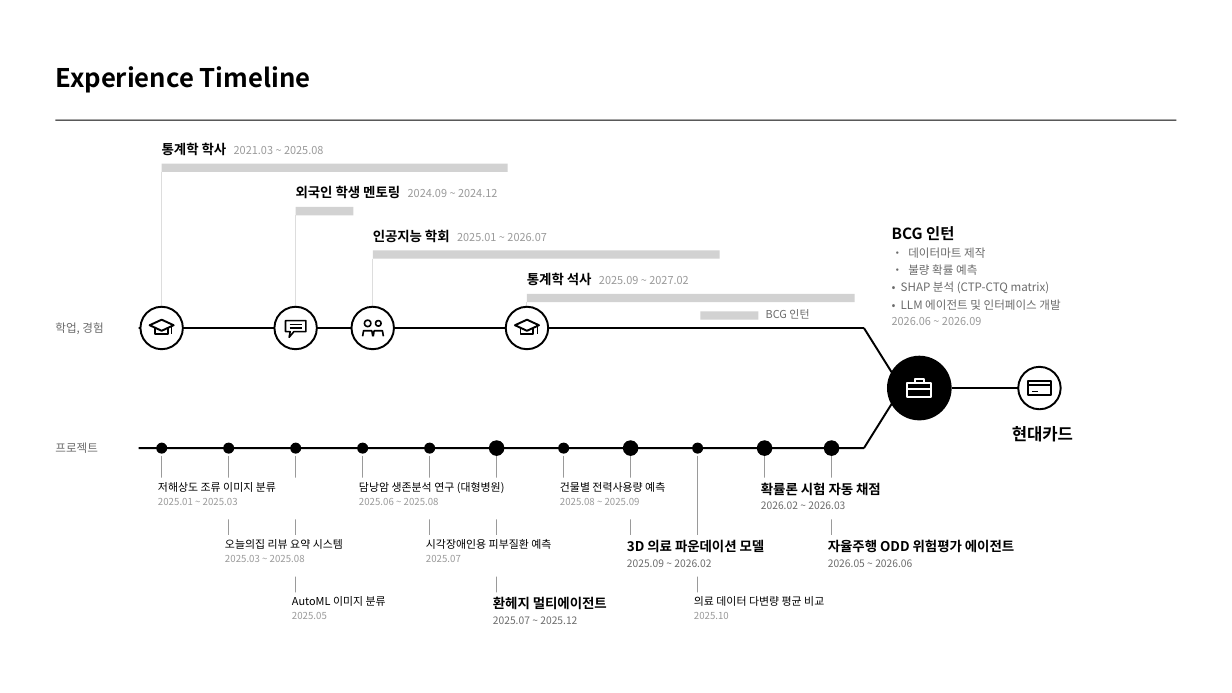
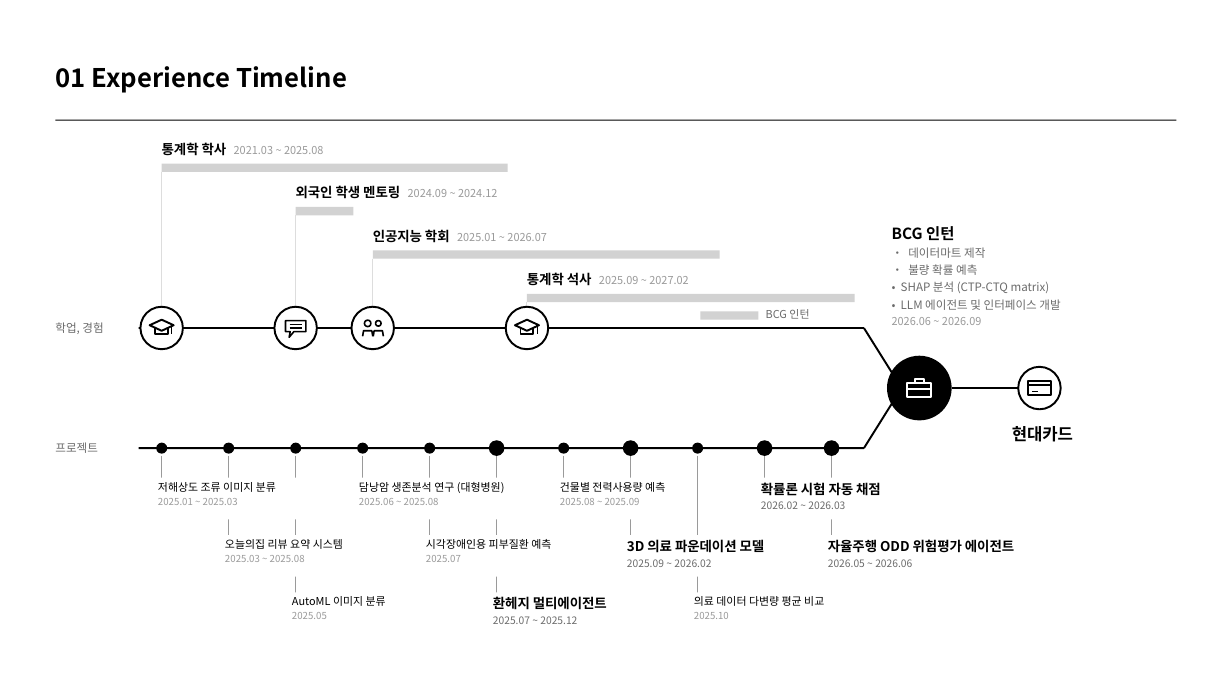
Before and after one commit to kjhoeakjy/csm-auto, a slide deck: slide 1 of ppt/역량PT_김연주.pptx. Drawn at 1232x693 pixels with LibreOffice and Linux fonts; fonts in the diff are those of the drawing. Boxes give left, top, right and bottom in pixels: in the first picture for what was removed or moved away, otherwise in the second. Text is boxed around its words. In the diff, an @@ line names an element or a change of style, - is before the commit and + after.

```diff
--- a/ppt/역량PT_김연주.pptx
+++ b/ppt/역량PT_김연주.pptx
@@ text at (55,66,347,93): text changed @@
-Experience Timeline
+01 Experience Timeline
```
Also in this commit, not shown: 3 other files.
